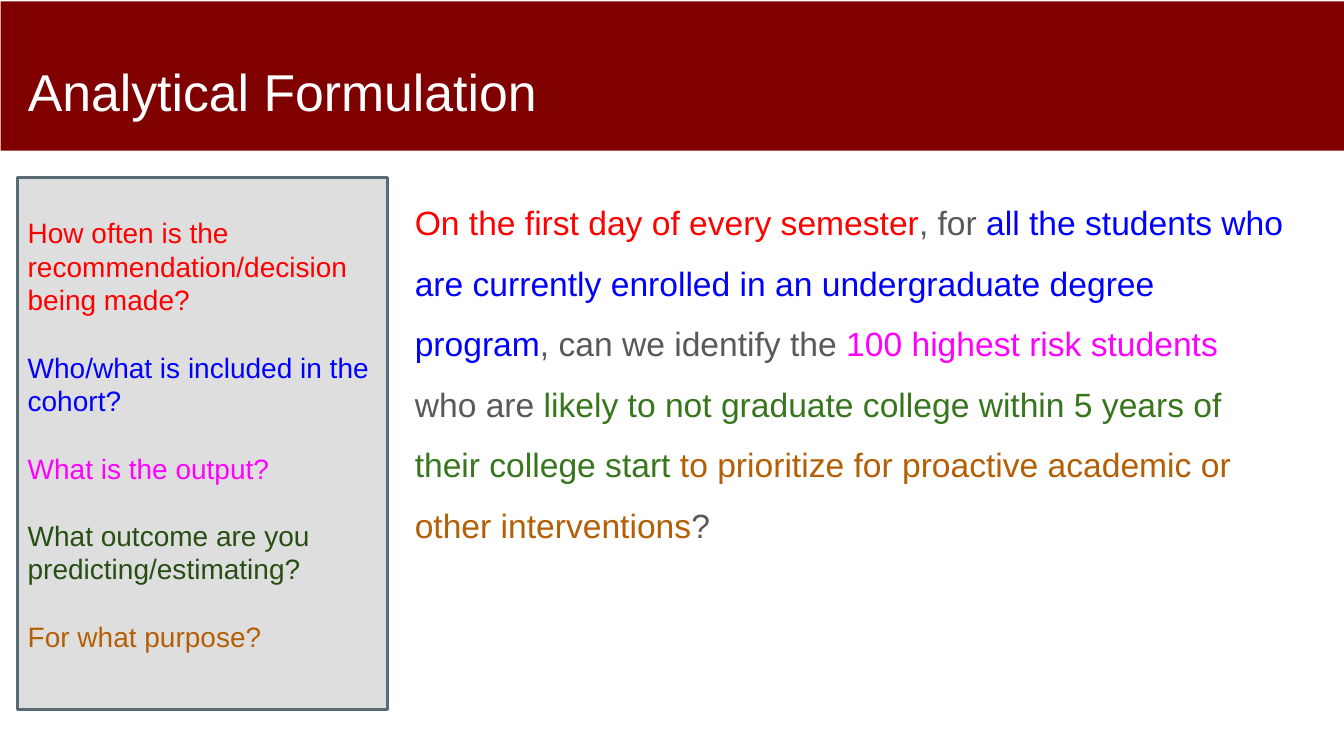
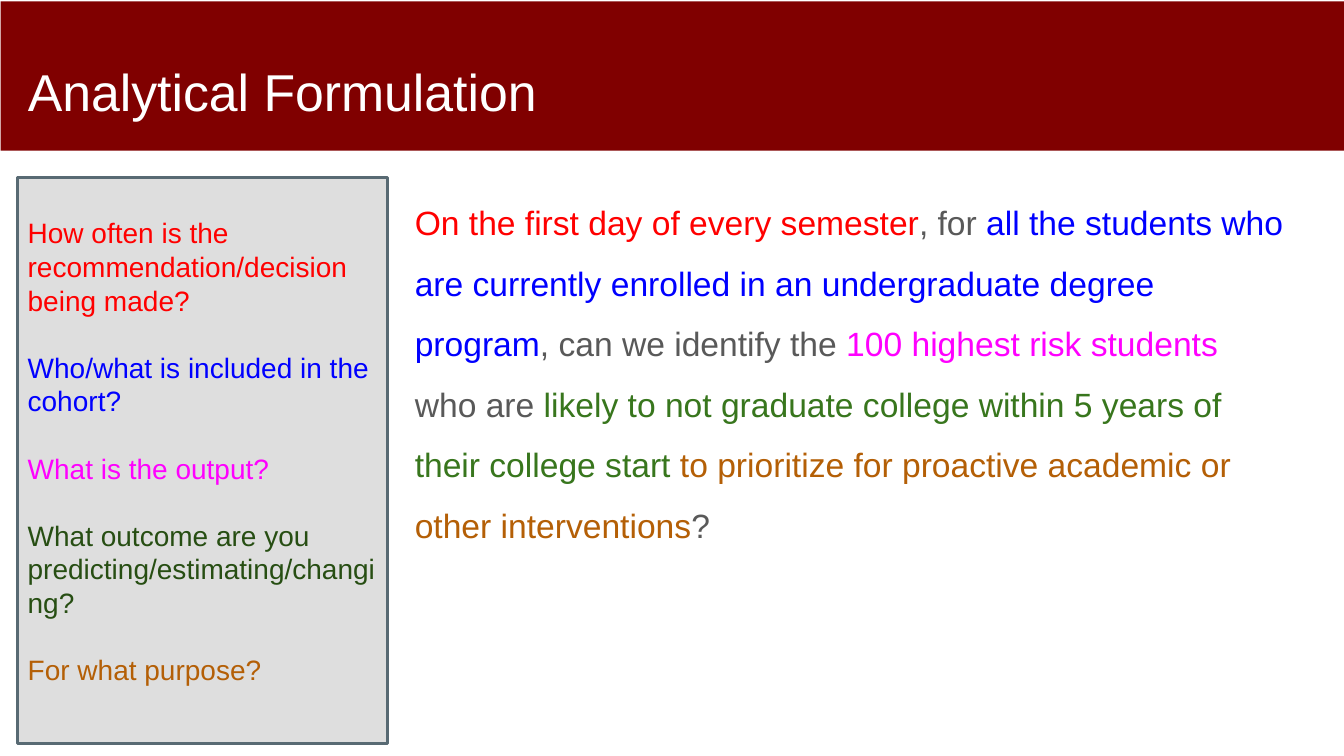
Before and after one commit to dssg/MLinPractice, a slide deck: slide 8 of Lectures/Lecture4-Formulation.pptx. Drawn at 1344x756 pixels with LibreOffice and Linux fonts; fonts in the diff are those of the drawing. Boxes give left, top, right and bottom in pixels: in the first picture for what was removed or moved away, otherwise in the second. Text is boxed around its words. In the diff, an @@ line names an element or a change of style, - is before the commit and + after.

Commit message:
updated

```diff
--- a/Lectures/Lecture4-Formulation.pptx
+++ b/Lectures/Lecture4-Formulation.pptx
@@ rectangle "How often is the recommendation/decision ...": place and size @@
-rectangle "How often is the recommendation/decision ..." at <box>18,177,388,710</box>
+rectangle "How often is the recommendation/decision ..." at <box>18,177,388,744</box>
@@ text in rectangle at <box>28,525,375,585</box>: text changed @@
-What outcome are you predicting/estimating?
+What outcome are you predicting/estimating/changing?
```
Also in this commit, not shown: 1 other slide changed.
